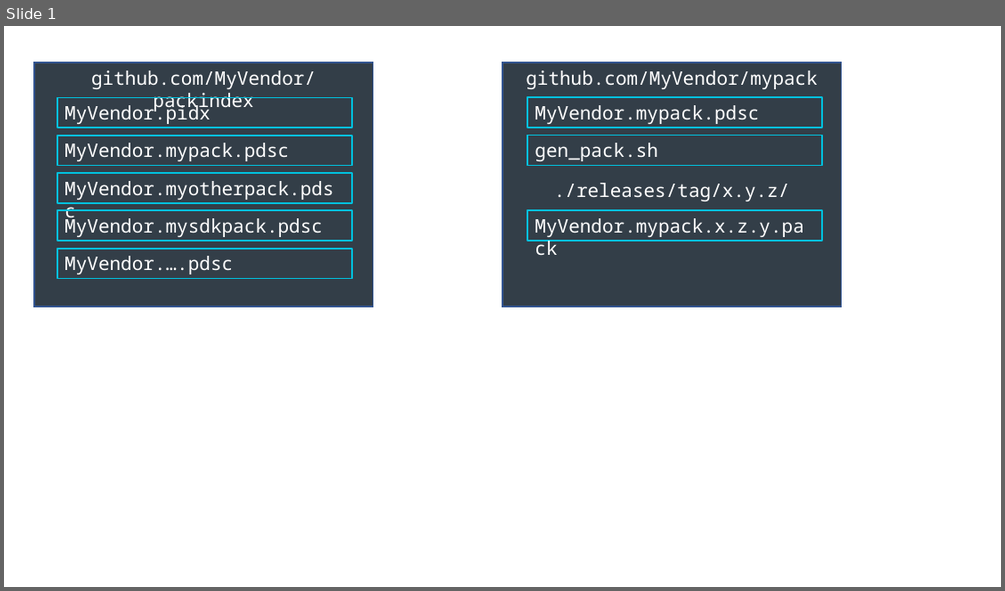
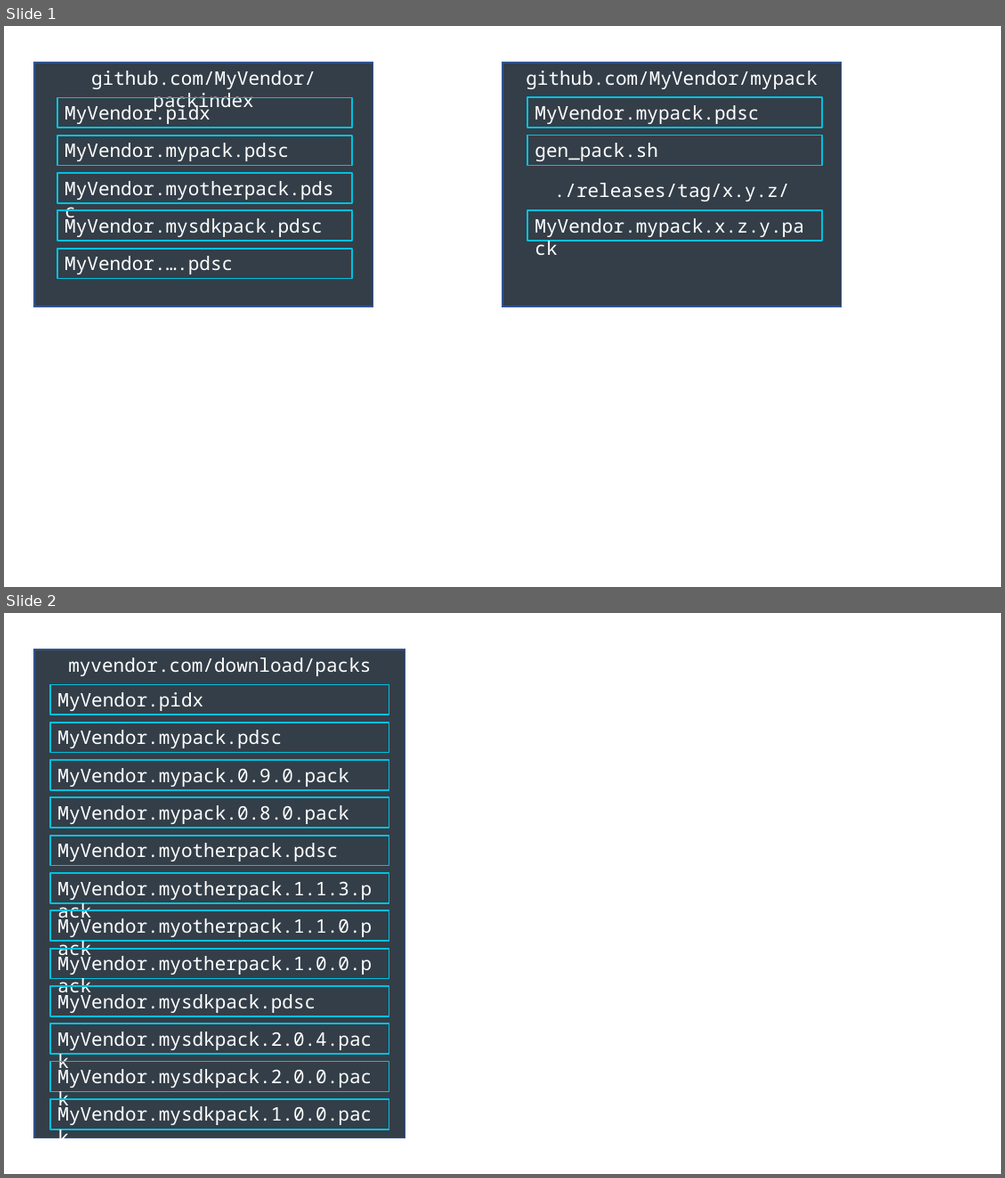
Before and after one commit to MDK-Packs/Documentation, a slide deck: Pack_Publishing/images/ImageSource.pptx. Shown one above the other, each under a label of ours: slide 1 before the commit, slides 1 and 2 after it. The pictures are 1005x591 and 1005x1178 pixels, drawn with LibreOffice and Linux fonts; fonts in the diff are those of the drawing. Boxes give left, top, right and bottom in pixels: in the first picture for what was removed or moved away, otherwise in the second. Text is boxed around its words. In the diff, an @@ line names an element or a change of style, - is before the commit and + after.

```diff
--- a/Pack_Publishing/images/ImageSource.pptx
+++ b/Pack_Publishing/images/ImageSource.pptx
@@ slide 2 added at (x1=4, y1=613, x2=1001, y2=1174), background #FFFFFF @@
@@ rectangle added at (x1=34, y1=649, x2=404, y2=1139), fill #333E48, outline #325491 1 pt, 18 pt, text #FFFFFF @@
+myvendor.com/download/packs
@@ rectangle added at (x1=50, y1=685, x2=389, y2=714), outline #00C1DE 1.5 pt, 18 pt, text #FFFFFF @@
+MyVendor.pidx
@@ rectangle added at (x1=50, y1=722, x2=389, y2=752), outline #00C1DE 1.5 pt, 18 pt, text #FFFFFF @@
+MyVendor.mypack.pdsc
@@ rectangle added at (x1=50, y1=761, x2=389, y2=790), outline #00C1DE 1.5 pt, 18 pt, text #FFFFFF @@
+MyVendor.mypack.0.9.0.pack
@@ rectangle added at (x1=50, y1=798, x2=389, y2=827), outline #00C1DE 1.5 pt, 18 pt, text #FFFFFF @@
+MyVendor.mypack.0.8.0.pack
@@ rectangle added at (x1=50, y1=835, x2=389, y2=865), outline #00C1DE 1.5 pt, 18 pt, text #FFFFFF @@
+MyVendor.myotherpack.pdsc
@@ rectangle added at (x1=50, y1=873, x2=389, y2=903), outline #00C1DE 1.5 pt, 18 pt, text #FFFFFF @@
+MyVendor.myotherpack.1.1.3.pack
@@ rectangle added at (x1=50, y1=910, x2=389, y2=941), outline #00C1DE 1.5 pt, 18 pt, text #FFFFFF @@
+MyVendor.myotherpack.1.1.0.pack
@@ rectangle added at (x1=50, y1=948, x2=389, y2=978), outline #00C1DE 1.5 pt, 18 pt, text #FFFFFF @@
+MyVendor.myotherpack.1.0.0.pack
@@ rectangle added at (x1=50, y1=986, x2=389, y2=1016), outline #00C1DE 1.5 pt, 18 pt, text #FFFFFF @@
+MyVendor.mysdkpack.pdsc
@@ rectangle added at (x1=50, y1=1023, x2=389, y2=1054), outline #00C1DE 1.5 pt, 18 pt, text #FFFFFF @@
+MyVendor.mysdkpack.2.0.4.pack
@@ rectangle added at (x1=50, y1=1062, x2=389, y2=1092), outline #00C1DE 1.5 pt, 18 pt, text #FFFFFF @@
+MyVendor.mysdkpack.2.0.0.pack
@@ rectangle added at (x1=50, y1=1099, x2=389, y2=1129), outline #00C1DE 1.5 pt, 18 pt, text #FFFFFF @@
+MyVendor.mysdkpack.1.0.0.pack
```
Also in this commit, not shown: 2 other files.
